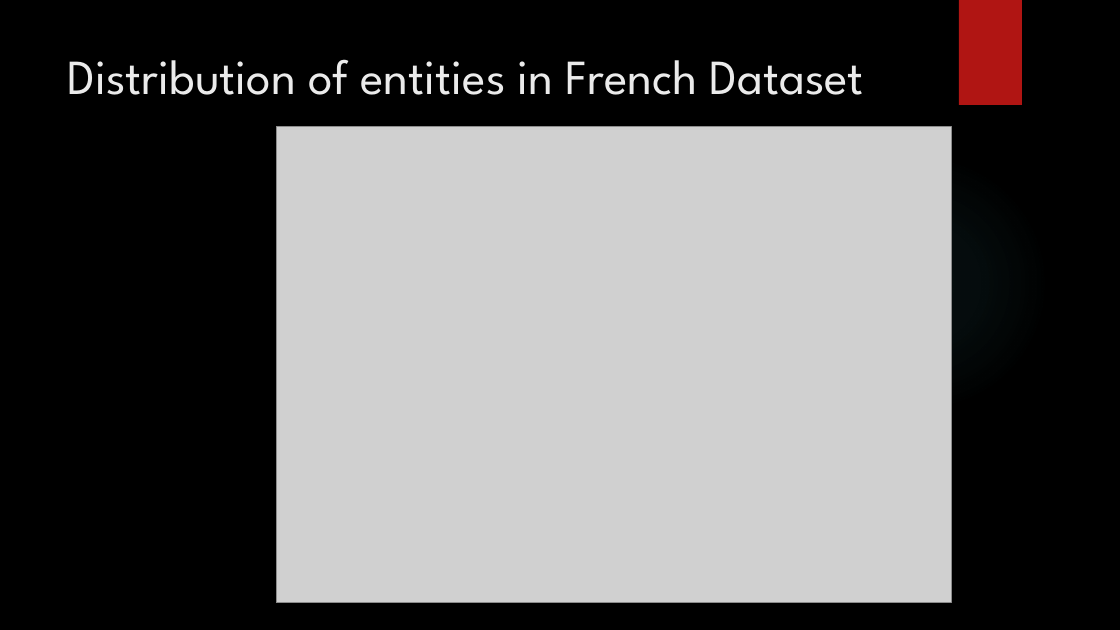
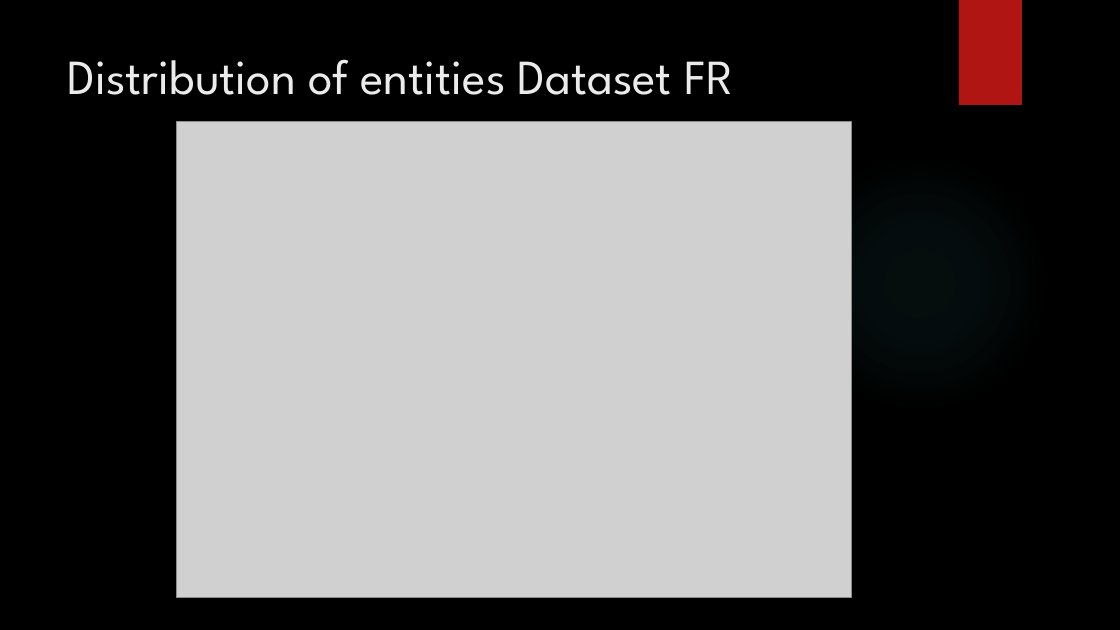
Before and after one commit to Beabir/TaskModule4_MNER, a slide deck: slide 16 of CAS NLP Module 4_jd_bb.pptx. Drawn at 1120x630 pixels with LibreOffice and Linux fonts; fonts in the diff are those of the drawing; grey boxes stand for pictures; background and template pictures are left out. Boxes give left, top, right and bottom in pixels: in the first picture for what was removed or moved away, otherwise in the second. Text is boxed around its words. In the diff, an @@ line names an element or a change of style, - is before the commit and + after.

```diff
--- a/CAS NLP Module 4_jd_bb.pptx
+++ b/CAS NLP Module 4_jd_bb.pptx
@@ title at (68,59,733,95): text changed @@
-Distribution of entities in French Dataset
+Distribution of entities Dataset FR
@@ picture: place and size @@
-picture at (276,126,951,602)
+picture at (176,121,851,597)
```
Also in this commit, not shown: 9 other slides changed, 2 slides added, 1 other file.
